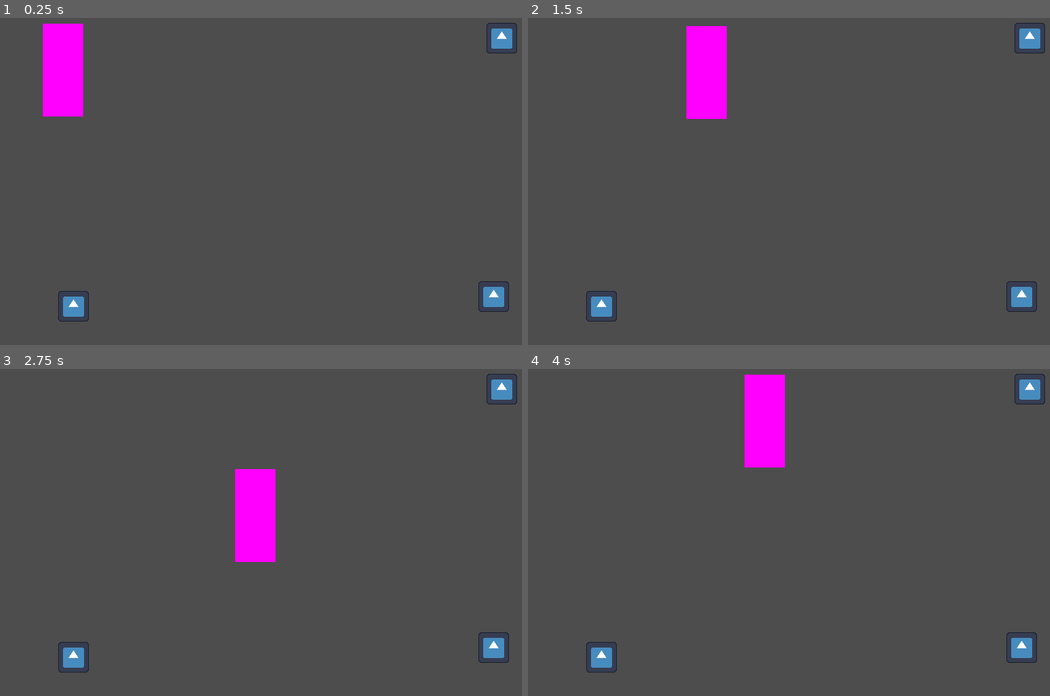
Above: before the commit, frames 1-4 (two rows, left to right).
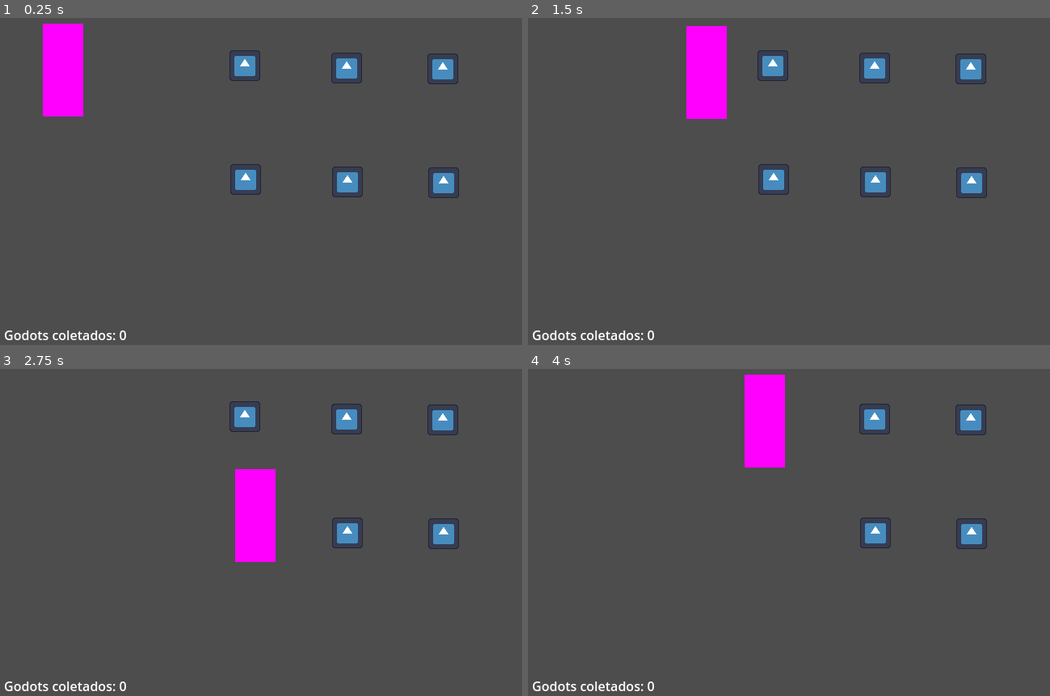
Above: after the commit, the same moments.

Repository: diedona/godot-ex1-2024
Game: Godot game, scene res://levels/FirstLevel.tscn
The game is run twice, just before and just after one commit, with the same random seed, the same clock (stepped at 60 frames per second) and the same inputs. The engine's default icon, where the game draws it, is replaced by a stand-in: a white triangle on a blue panel in a dark square.
Inputs:
- Up to frame 1 (0.25 s): no input
- Up to frame 2 (1.5 s): tap Enter at 0.5 s; hold Right (ui_right) 0.53-1.28 s; hold Down (ui_down) from 1.28 s (still down)
- Up to frame 3 (2.75 s): release Down (ui_down) at 2.03 s; hold Right (ui_right) from 2.03 s (still down)
- Up to frame 4 (4 s): release Right (ui_right) at 2.78 s; hold Up (ui_up) 2.78-3.53 s; hold Left (ui_left) from 3.53 s (still down)

The runs differ from the first frame. In frame 1, 3.1% of the frame differs, in the area x 0-100%, y 1-99%; in frame 2, 3.1%; in frame 3, 2.7%; in frame 4, 2.4%.

Commit message:
coin collected

Diff:
--- /dev/null
+++ b/collectables/coin/coin.gd
@@ -0,0 +1,11 @@
+extends Node2D
+
+signal coin_collected();
+
+# Called when the node enters the scene tree for the first time.
+func _ready() -> void:
+	pass # Replace with function body.
+
+
+func _on_collectable_collected() -> void:
+	coin_collected.emit();
--- a/collectables/coin/coin.tscn
+++ b/collectables/coin/coin.tscn
@@ -1,14 +1,18 @@
-[gd_scene load_steps=4 format=3 uid="uid://c11f5ysjiawvg"]
+[gd_scene load_steps=6 format=3 uid="uid://c11f5ysjiawvg"]
 
+[ext_resource type="Script" path="res://collectables/coin/coin.gd" id="1_16cy8"]
 [ext_resource type="PackedScene" uid="uid://bim1gsdjer4yu" path="res://scripts/components/Collectable/Collectable.tscn" id="1_g2f8b"]
 [ext_resource type="Texture2D" uid="uid://cliiql2jtnp5i" path="res://icon.svg" id="1_o2swb"]
+[ext_resource type="Script" path="res://scripts/components/Collectable/collectable.gd" id="2_op1pe"]
 
 [sub_resource type="RectangleShape2D" id="RectangleShape2D_lqo3g"]
 size = Vector2(38, 38)
 
-[node name="Coin" type="Node2D"]
+[node name="Coin" type="Node2D" groups=["Collectable"]]
+script = ExtResource("1_16cy8")
 
 [node name="Collectable" parent="." node_paths=PackedStringArray("parent") instance=ExtResource("1_g2f8b")]
+script = ExtResource("2_op1pe")
 parent = NodePath("..")
 
 [node name="Area2D" type="Area2D" parent="."]
@@ -20,4 +24,5 @@
 [node name="CollisionShape2D" type="CollisionShape2D" parent="Area2D"]
 shape = SubResource("RectangleShape2D_lqo3g")
 
+[connection signal="collected" from="Collectable" to="." method="_on_collectable_collected"]
 [connection signal="body_entered" from="Area2D" to="Collectable" method="_on_area_2d_body_entered"]
--- a/levels/FirstLevel.tscn
+++ b/levels/FirstLevel.tscn
@@ -1,7 +1,8 @@
-[gd_scene load_steps=3 format=3 uid="uid://b4c2rcxooicv5"]
+[gd_scene load_steps=4 format=3 uid="uid://b4c2rcxooicv5"]
 
 [ext_resource type="PackedScene" uid="uid://iogmcu45ccwu" path="res://characters/Player/Player.tscn" id="1_ou1sj"]
 [ext_resource type="PackedScene" uid="uid://c11f5ysjiawvg" path="res://collectables/coin/coin.tscn" id="2_br764"]
+[ext_resource type="PackedScene" uid="uid://bloqqh5ysr28f" path="res://scripts/components/Score/Score.tscn" id="3_jysk4"]
 
 [node name="StartScene" type="Node2D"]
 
@@ -9,10 +10,29 @@
 position = Vector2(90, 94)
 
 [node name="Coin" parent="." instance=ExtResource("2_br764")]
-position = Vector2(633, 54)
+position = Vector2(441, 91)
 
 [node name="Coin2" parent="." instance=ExtResource("2_br764")]
-position = Vector2(103, 386)
+position = Vector2(315, 88)
 
 [node name="Coin3" parent="." instance=ExtResource("2_br764")]
-position = Vector2(623, 374)
+position = Vector2(560, 92)
+
+[node name="Coin4" parent="." instance=ExtResource("2_br764")]
+position = Vector2(442, 232)
+
+[node name="Coin5" parent="." instance=ExtResource("2_br764")]
+position = Vector2(316, 229)
+
+[node name="Coin6" parent="." instance=ExtResource("2_br764")]
+position = Vector2(561, 233)
+
+[node name="Label" type="Label" parent="."]
+offset_left = 17.0
+offset_top = 410.0
+offset_right = 57.0
+offset_bottom = 433.0
+text = "Godots coletados: 0"
+
+[node name="Score" parent="." node_paths=PackedStringArray("label") instance=ExtResource("3_jysk4")]
+label = NodePath("../Label")
--- a/project.godot
+++ b/project.godot
@@ -24,6 +24,7 @@
 [global_group]
 
 Player=""
+Collectable=""
 
 [input]
 
--- a/scripts/components/Collectable/Collectable.gd
+++ b/scripts/components/Collectable/Collectable.gd
@@ -1,4 +1,6 @@
 extends Node
+
+signal collected();
 
 @export var parent: Node2D;
 
@@ -11,3 +13,4 @@
 func _on_area_2d_body_entered(body: Node2D) -> void:
 	if(body.owner.is_in_group("Player")):
 		parent.queue_free();
+		collected.emit();
--- /dev/null
+++ b/scripts/components/Score/Score.gd
@@ -0,0 +1,9 @@
+extends Node
+
+@export var label: Label;
+
+var _score: int = 0;
+
+# Called when the node enters the scene tree for the first time.
+func _ready() -> void:
+	assert(label != null, "label is empty");
--- /dev/null
+++ b/scripts/components/Score/Score.tscn
@@ -0,0 +1,6 @@
+[gd_scene load_steps=2 format=3 uid="uid://bloqqh5ysr28f"]
+
+[ext_resource type="Script" path="res://scripts/components/Score/Score.gd" id="1_d16w6"]
+
+[node name="Score" type="Node"]
+script = ExtResource("1_d16w6")
